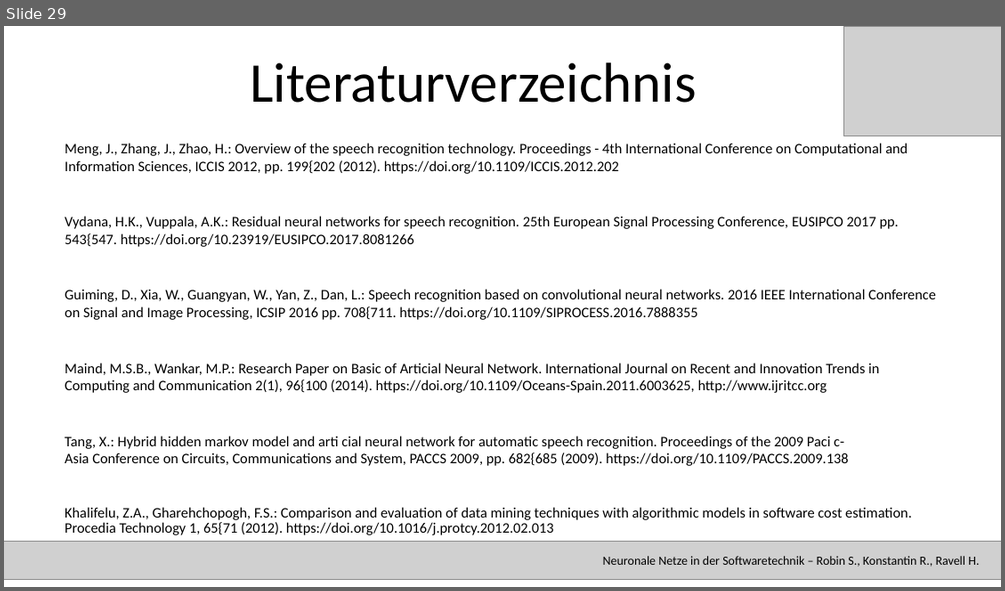
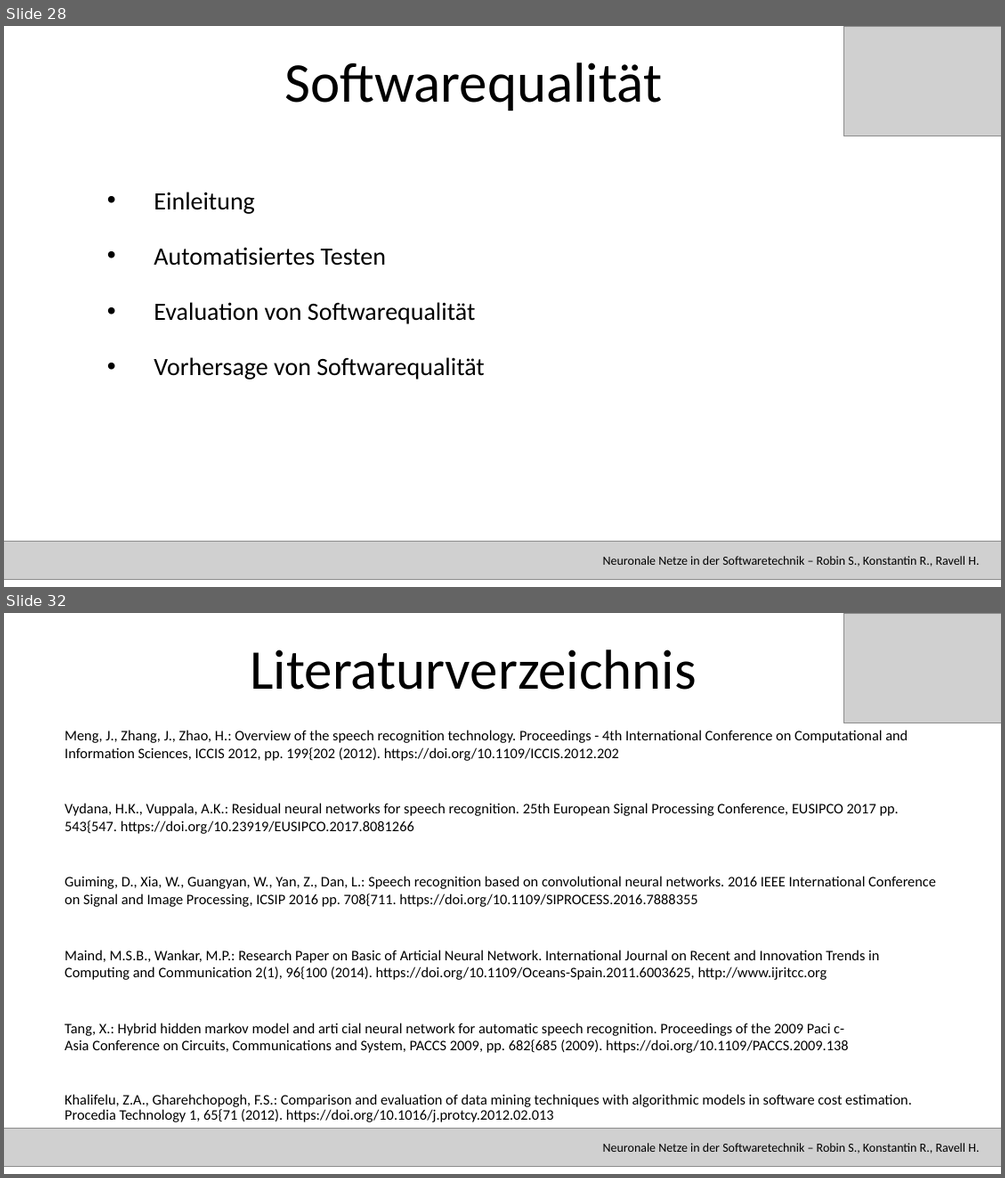
Before and after one commit to RavellHeerdegen/SATElite, a slide deck: SATPräsi.pptx. Shown one above the other, each under a label of ours: slide 29 before the commit, slides 28 and 32 after it; the slides between them are not shown. The pictures are 1005x591 and 1005x1178 pixels, drawn with LibreOffice and Linux fonts; fonts in the diff are those of the drawing; grey boxes stand for pictures. Boxes give left, top, right and bottom in pixels: in the first picture for what was removed or moved away, otherwise in the second. Text is boxed around its words. In the diff, an @@ line names an element or a change of style, - is before the commit and + after.

```diff
--- a/SATPräsi.pptx
+++ b/SATPräsi.pptx
@@ slide 28 added at (4,26,1001,587), background #FFFFFF @@
@@ picture added at (844,26,1001,136) @@
@@ title added at (284,62,662,111), 54 pt, text #000000 @@
+Softwarequalität
@@ subtitle added at (154,192,484,379), 24 pt, text #000000 @@
+• Einleitung
+• Automatisiertes Testen
+• Evaluation von Softwarequalität
+• Vorhersage von Softwarequalität
@@ picture added at (4,540,1001,580) @@
@@ text added at (603,556,979,566), 12 pt, text #000000 @@
+Neuronale Netze in der Softwaretechnik – Robin S., Konstantin R., Ravell H.
@@ what was slide 29 is now slide 32 @@
```
Also in this commit, not shown: 1 slide changed, 2 other slides added, 1 other file.
